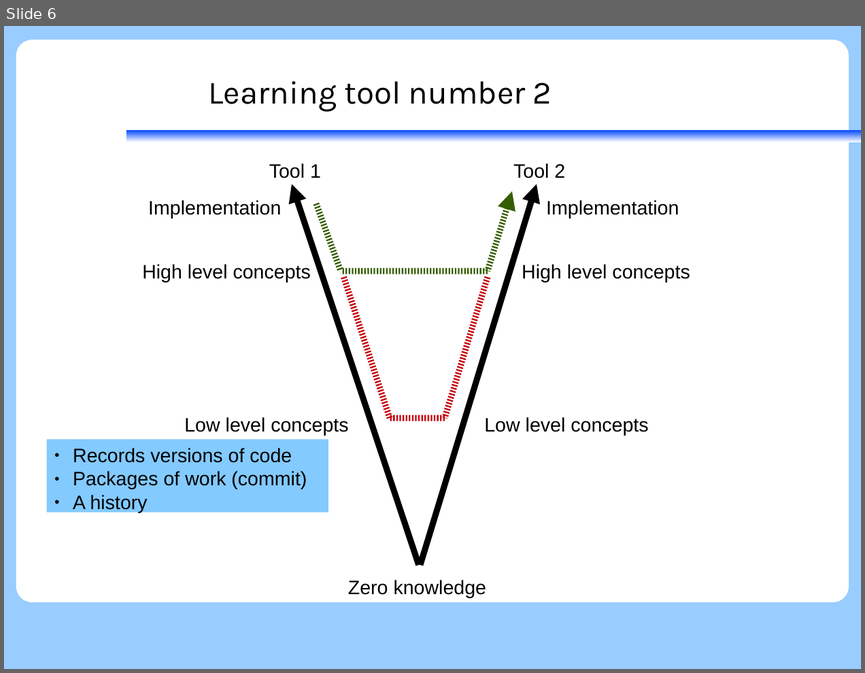
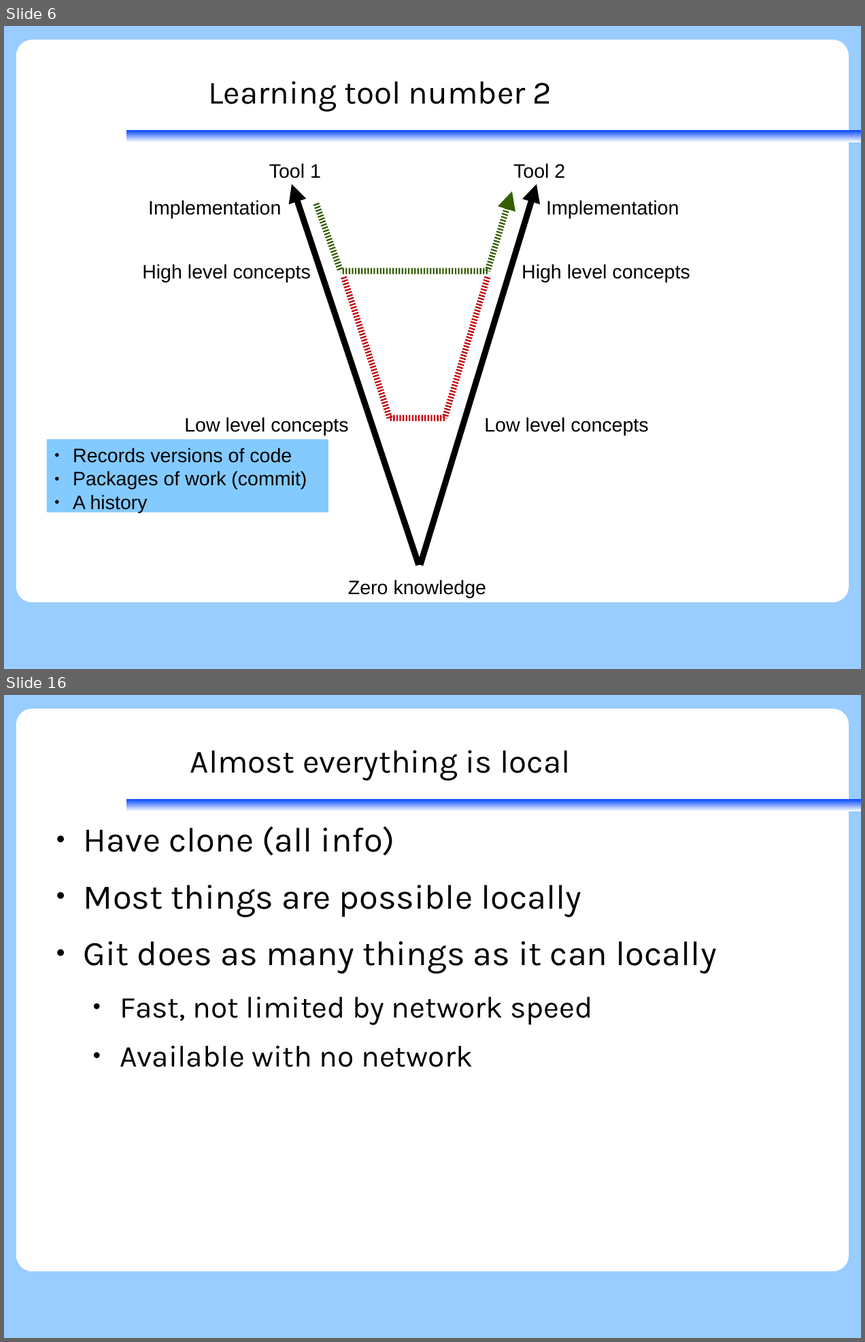
Before and after one commit to KennethNielsen/presentations, a slide deck: git/git.odp. Shown one above the other, each under a label of ours: slide 6 before the commit, slides 6 and 16 after it; the slides between them are not shown. The pictures are 865x673 and 865x1342 pixels, drawn with LibreOffice and Linux fonts; fonts in the diff are those of the drawing; background and template pictures are left out. Boxes give left, top, right and bottom in pixels: in the first picture for what was removed or moved away, otherwise in the second. Text is boxed around its words. In the diff, an @@ line names an element or a change of style, - is before the commit and + after.

Commit message:
Network part of git

```diff
--- a/git/git.odp
+++ b/git/git.odp
@@ slide 16 added at [4, 695, 861, 1338], background #99CCFF; not listed: 2 template elements that a slide beside it also shows @@
@@ title added at [190, 750, 570, 780], 30 pt, text #000000 @@
+Almost everything is local
@@ text added at [84, 826, 717, 1067], 32 pt, text #000000 @@
+● Have clone (all info)
+● Most things are possible locally
+● Git does as many things as it can locally
+  ● Fast, not limited by network speed
+  ● Available with no network
```
Also in this commit, not shown: 4 slides changed, 8 other slides added, 1 slide removed.
